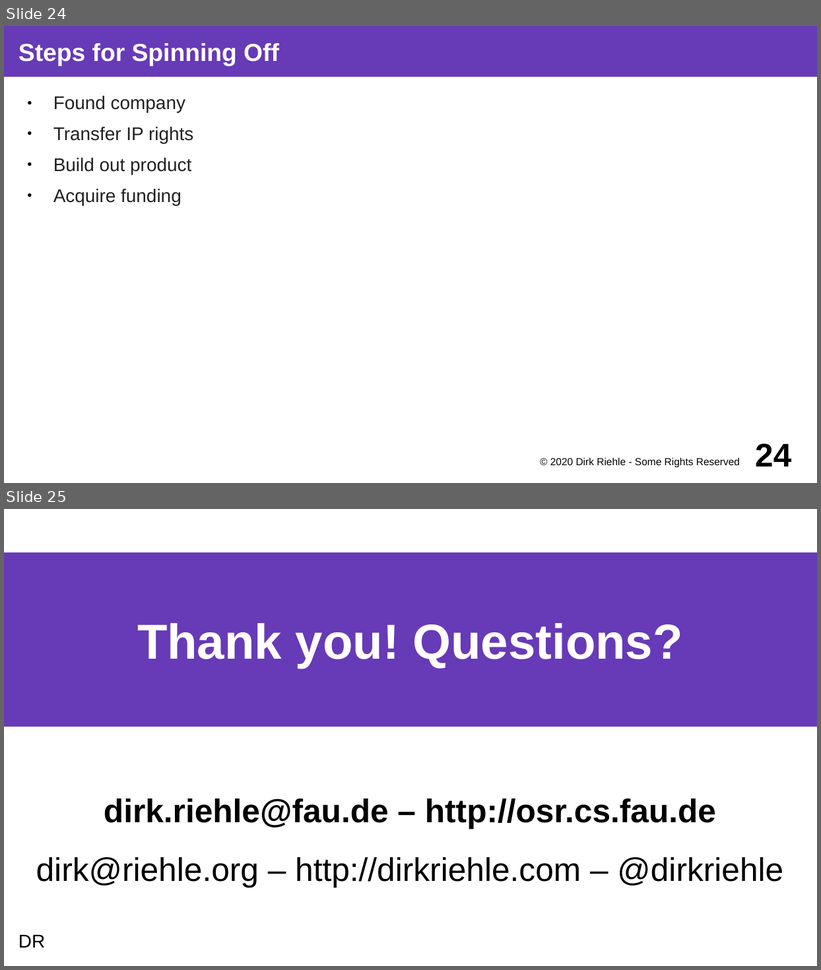
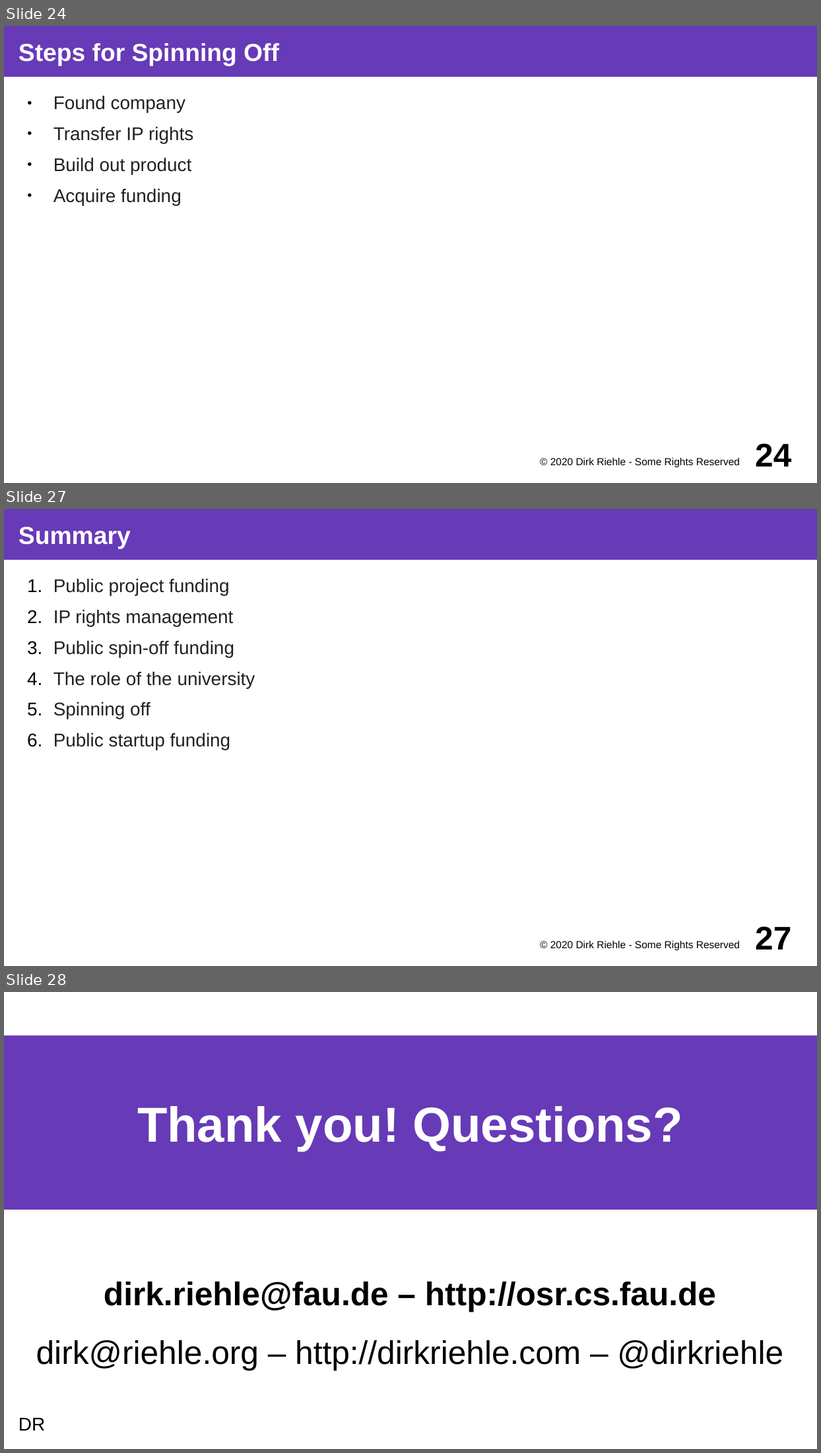
Before and after one commit to dirkriehle/coss-course, a slide deck: Lecture slides/COSS D03 - University Spin-offs.odp. Shown one above the other, each under a label of ours: slides 24 and 25 before the commit, slides 24, 27 and 28 after it; the slides between them are not shown. The pictures are 821x970 and 821x1453 pixels, drawn with LibreOffice and Linux fonts; fonts in the diff are those of the drawing. Boxes give left, top, right and bottom in pixels: in the first picture for what was removed or moved away, otherwise in the second. Text is boxed around its words. In the diff, an @@ line names an element or a change of style, - is before the commit and + after.

```diff
--- a/Lecture slides/COSS D03 - University Spin-offs.odp
+++ b/Lecture slides/COSS D03 - University Spin-offs.odp
@@ slide 27 added at box(4, 509, 817, 966), background #FFFFFF @@
@@ title added at box(4, 509, 817, 560), fill #673AB7, 24 pt, text #FFFFFF, bold @@
+Summary
@@ text added at box(54, 578, 255, 750), 18 pt, text #212121 @@
+1. Public project funding
+2. IP rights management
+3. Public spin-off funding
+4. The role of the university
+5. Spinning off
+6. Public startup funding
@@ text added at box(550, 941, 740, 951), 10 pt, text #000000 @@
+© 2020 Dirk Riehle - Some Rights Reserved
@@ page number added at box(755, 927, 791, 950), 32 pt, text #000000, bold @@
+27
@@ what was slide 25 is now slide 28 @@
```
Also in this commit, not shown: 2 slides changed, 2 other slides added, 4 other files.
